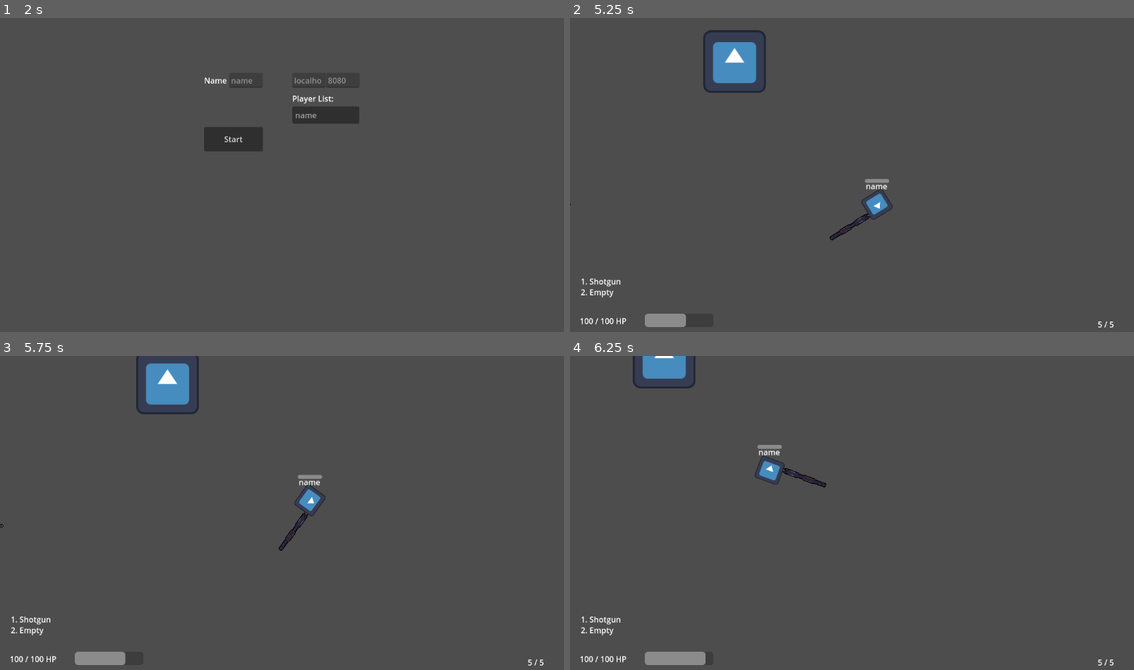
Above: before the commit, frames 1-4 (two rows, left to right).
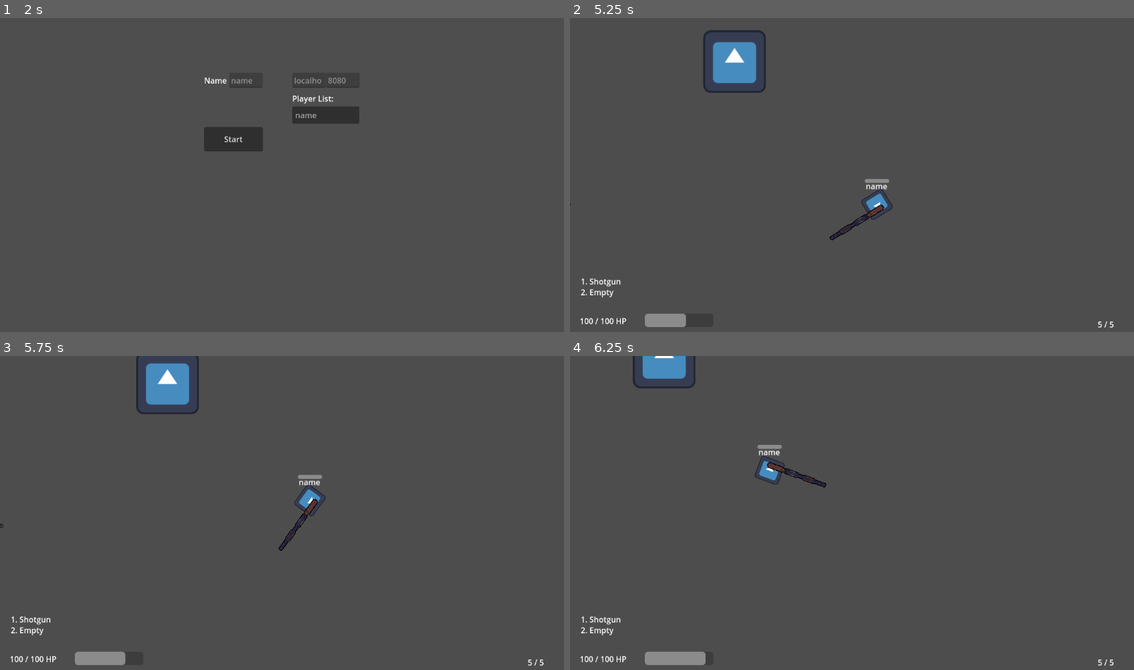
Above: after the commit, the same moments.

Repository: filipjaruska/mtds
Game: Godot game, scene res://nodes/menu/main.tscn
Same seed, same stepped clock (60 frames per second), same inputs: the game is played once before the commit and once after it. The engine's default icon, where the game draws it, is replaced by a stand-in: a white triangle on a blue panel in a dark square.
Inputs (mouse positions are in pixels of both pictures, inside the frame that each line leads up to):
- Up to frame 1 (2 s): click "Start" at 0.5 s; click "Host" at 1.25 s
- Up to frame 2 (5.25 s): click "Start" at 2 s; tap Enter at 2.75 s; move the mouse to (976, 159) at 2.77 s; hold Right (ui_right) 2.78-3.53 s; tap Shift (dash) at 2.85, 3.6, 4.55 s; click (976, 159) at 2.92 s; move the mouse to (739, 190) at 3.52 s; hold Down (ui_down) 3.53-4.28 s; move the mouse to (908, 105) at 4.27 s; hold Right (ui_right) 4.28-5.03 s; tap E (interact) at 4.35, 5 s; move the mouse to (823, 240) at 5.02 s; hold Up (ui_up) from 5.03 s (still down); click (823, 240) at 5.1 s
- Up to frame 3 (5.75 s): keep holding Up (ui_up); tap Shift (dash) at 5.3 s
- Up to frame 4 (6.25 s): move the mouse to (1021, 563) at 5.77 s; release Up (ui_up) at 5.78 s; hold Left (ui_left) from 5.78 s (still down); tap Q (switch_weapon) at 5.85 s; tap Shift (dash) at 6.05 s

Frame 1 is identical in both runs. In frame 2, less than 0.1% of the frame differs, in the area x 52-56%, y 59-64%; in frame 3, less than 0.1%; in frame 4, less than 0.1%.

Commit message:
fix: naming in the player scene

Diff:
--- a/scripts/ui/player_ui.gd
+++ b/scripts/ui/player_ui.gd
@@ -6,10 +6,10 @@
 
 # TODO: remove - kept for backwards compatibility
 func update_ammo(ammo: int, max_ammo: int):
-	$Ammo.text = "%d / %d" % [ammo, max_ammo]
+	$AmmoDisplay.text = "%d / %d" % [ammo, max_ammo]
 
 func update_health(hp: int, max_hp: int):
-	$Health.text = "%d / %d HP" % [hp, max_hp]
+	$HealthDisplay.text = "%d / %d HP" % [hp, max_hp]
 
 func _on_health_updated(hp: int, max_hp: int):
 	update_health(hp, max_hp)
--- a/scripts/ui/weapon_slots.gd
+++ b/scripts/ui/weapon_slots.gd
@@ -1,7 +1,7 @@
 extends Control
 
-@onready var slot_1 = $Slot1
-@onready var slot_2 = $Slot2
+@onready var slot_1 = $WeaponSlot1
+@onready var slot_2 = $WeaponSlot2
 
 func update_slot(index: int, weapon_name: String):
     var display_name = weapon_name if weapon_name != "" else "Empty"
--- a/scripts/weapons/weapon_manager.gd
+++ b/scripts/weapons/weapon_manager.gd
@@ -1,12 +1,12 @@
 extends Node2D
 
-@onready var switch_cooldown_timer: Timer = $SwitchCooldownTimer
+@onready var switch_cooldown_timer: Timer = $WeaponSwitchTimer
 @onready var multiplayer_sync = $"../../MultiplayerSynchronizer"
-@onready var UI = $"../../CameraComponent/Camera2D/UI"
+@onready var UI = $"../../CameraComponent/PlayerCamera/PlayerUI"
 @onready var player = $"../.."
 @onready var player_controller = $".."
-@onready var slow_timer = $SlowTimer
-@onready var weapon_slots_ui = $"../../CameraComponent/Camera2D/UI/WeaponSlots"
+@onready var slow_timer = $MovementSlowTimer
+@onready var weapon_slots_ui = $"../../CameraComponent/PlayerCamera/PlayerUI/WeaponSlots"
 
 const MAX_WEAPONS: int = 2
 
--- a/src/player/camera_component.gd
+++ b/src/player/components/camera_component.gd
@@ -1,8 +1,8 @@
 extends Node2D
 class_name CameraComponent
 
-@onready var camera2d: Camera2D = $Camera2D
-@onready var ui_canvas: CanvasLayer = $Camera2D/UI
+@onready var camera2d: Camera2D = $PlayerCamera
+@onready var ui_canvas: CanvasLayer = $PlayerCamera/PlayerUI
 
 # default camera settings
 var lookahead_distance: float = 175.0
--- a/src/player/components/health_component.gd
+++ b/src/player/components/health_component.gd
@@ -1,9 +1,9 @@
 extends Node2D
 class_name HealthComponent
 
-@onready var UI = $"../CameraComponent/Camera2D/UI"
-@onready var heal_timer = $HealTimer
-@onready var health_bar = $"../HealthBar"
+@onready var UI = $"../CameraComponent/PlayerCamera/PlayerUI"
+@onready var heal_timer = $HealthRegenTimer
+@onready var health_bar = $"../PlayerHealthBar"
 
 @export var MAX_HEALTH: float = 100.0
 var current_health: float
--- a/src/player/player_controller.gd
+++ b/src/player/components/player_controller.gd
@@ -2,10 +2,10 @@
 class_name PlayerController
 
 @onready var weapon_manager = $WeaponManager
-@onready var sprite = $Sprite2D
+@onready var sprite = get_parent().get_node("PlayerSprite")
 @onready var player_root: CharacterBody2D = get_parent()
 @onready var camera_component: Node2D = get_parent().get_node("CameraComponent")
-@onready var dash_cooldown_indicator = get_parent().get_node("CameraComponent/Camera2D/UI/DashCooldownIndicator")
+@onready var dash_cooldown_indicator = get_parent().get_node("CameraComponent/PlayerCamera/PlayerUI/DashCooldownBar")
 
 # default settings
 var normal_speed: float = 200.0
@@ -51,6 +51,7 @@
 	if player_root.get_node("MultiplayerSynchronizer").get_multiplayer_authority() == multiplayer.get_unique_id():
 		var direction: Vector2 = InputManager.get_aim_direction(player_root.global_position)
 		rotation = direction.angle()
+		sprite.rotation = rotation
 
 func _check_state_transitions():
 	if player_root.get_node("MultiplayerSynchronizer").get_multiplayer_authority() != multiplayer.get_unique_id():
--- a/src/player/player.tscn
+++ b/src/player/player.tscn
@@ -1,8 +1,8 @@
 [gd_scene load_steps=11 format=3 uid="uid://qgub06sgnvml"]
 
 [ext_resource type="Script" uid="uid://drtw2we68sgym" path="res://src/player/player_tool.gd" id="1_new"]
-[ext_resource type="Script" uid="uid://d3ln8ymurgub" path="res://src/player/player_controller.gd" id="2_new"]
-[ext_resource type="Script" uid="uid://d3d5g7q27qywk" path="res://src/player/camera_component.gd" id="3_new"]
+[ext_resource type="Script" uid="uid://d3ln8ymurgub" path="res://src/player/components/player_controller.gd" id="2_new"]
+[ext_resource type="Script" uid="uid://d3d5g7q27qywk" path="res://src/player/components/camera_component.gd" id="3_new"]
 [ext_resource type="Texture2D" uid="uid://drgp18whtsyeg" path="res://icon.svg" id="4_krkth"]
 [ext_resource type="Script" uid="uid://fegglyhn80nu" path="res://scripts/weapons/weapon_manager.gd" id="5_8meis"]
 [ext_resource type="Script" uid="uid://cyraqsogm3i4s" path="res://scripts/ui/player_ui.gd" id="6_vdean"]
@@ -19,7 +19,7 @@
 properties/1/path = NodePath("PlayerController:rotation")
 properties/1/spawn = true
 properties/1/replication_mode = 1
-properties/2/path = NodePath("HealthBar:value")
+properties/2/path = NodePath("PlayerHealthBar:value")
 properties/2/spawn = true
 properties/2/replication_mode = 1
 
@@ -44,6 +44,10 @@
 enable_health_customization = true
 show_debug_info = false
 
+[node name="PlayerSprite" type="Sprite2D" parent="."]
+scale = Vector2(0.40176, 0.374369)
+texture = ExtResource("4_krkth")
+
 [node name="PlayerController" type="Node2D" parent="."]
 script = ExtResource("2_new")
 
@@ -52,20 +56,18 @@
 position = Vector2(38, 0)
 script = ExtResource("5_8meis")
 
-[node name="SwitchCooldownTimer" type="Timer" parent="PlayerController/WeaponManager"]
+[node name="WeaponSwitchTimer" type="Timer" parent="PlayerController/WeaponManager"]
 wait_time = 0.3
 
-[node name="SlowTimer" type="Timer" parent="PlayerController/WeaponManager"]
+[node name="MovementSlowTimer" type="Timer" parent="PlayerController/WeaponManager"]
 
-[node name="Sprite2D" type="Sprite2D" parent="PlayerController"]
-position = Vector2(3.09944e-06, 3.58711e-06)
-scale = Vector2(0.40176, 0.374369)
-texture = ExtResource("4_krkth")
+[node name="PlayerCollision" type="CollisionShape2D" parent="."]
+shape = SubResource("CircleShape2D_b7jsc")
 
 [node name="CameraComponent" type="Node2D" parent="."]
 script = ExtResource("3_new")
 
-[node name="Camera2D" type="Camera2D" parent="CameraComponent"]
+[node name="PlayerCamera" type="Camera2D" parent="CameraComponent"]
 drag_horizontal_enabled = true
 drag_vertical_enabled = true
 drag_left_margin = 0.1
@@ -73,24 +75,24 @@
 drag_right_margin = 0.1
 drag_bottom_margin = 0.1
 
-[node name="UI" type="CanvasLayer" parent="CameraComponent/Camera2D"]
+[node name="PlayerUI" type="CanvasLayer" parent="CameraComponent/PlayerCamera"]
 script = ExtResource("6_vdean")
 
-[node name="Ammo" type="Label" parent="CameraComponent/Camera2D/UI"]
+[node name="AmmoDisplay" type="Label" parent="CameraComponent/PlayerCamera/PlayerUI"]
 offset_left = 1078.0
 offset_top = 615.0
 offset_right = 1131.0
 offset_bottom = 638.0
 text = "AMMO"
 
-[node name="Health" type="Label" parent="CameraComponent/Camera2D/UI"]
+[node name="HealthDisplay" type="Label" parent="CameraComponent/PlayerCamera/PlayerUI"]
 offset_left = 20.0
 offset_top = 608.0
 offset_right = 82.0
 offset_bottom = 631.0
 text = "HEALTH"
 
-[node name="DashCooldownIndicator" type="ProgressBar" parent="CameraComponent/Camera2D/UI"]
+[node name="DashCooldownBar" type="ProgressBar" parent="CameraComponent/PlayerCamera/PlayerUI"]
 offset_left = 153.0
 offset_top = 605.0
 offset_right = 293.0
@@ -98,22 +100,22 @@
 max_value = 1.0
 show_percentage = false
 
-[node name="WeaponSlots" type="Control" parent="CameraComponent/Camera2D/UI"]
+[node name="WeaponSlots" type="Control" parent="CameraComponent/PlayerCamera/PlayerUI"]
 layout_mode = 3
 anchors_preset = 0
 offset_right = 40.0
 offset_bottom = 40.0
 script = ExtResource("8_xljkp")
 
-[node name="Slot1" type="Label" parent="CameraComponent/Camera2D/UI/WeaponSlots"]
+[node name="WeaponSlot1" type="Label" parent="CameraComponent/PlayerCamera/PlayerUI/WeaponSlots"]
 layout_mode = 0
 offset_left = 22.0
 offset_top = 527.0
 offset_right = 62.0
 offset_bottom = 550.0
-text = "1. Epmty"
+text = "1. Empty"
 
-[node name="Slot2" type="Label" parent="CameraComponent/Camera2D/UI/WeaponSlots"]
+[node name="WeaponSlot2" type="Label" parent="CameraComponent/PlayerCamera/PlayerUI/WeaponSlots"]
 layout_mode = 0
 offset_left = 22.0
 offset_top = 549.0
@@ -121,7 +123,7 @@
 offset_bottom = 572.0
 text = "2. Empty"
 
-[node name="NameLabel" type="Label" parent="."]
+[node name="PlayerNameLabel" type="Label" parent="."]
 z_index = 10
 offset_left = -23.0
 offset_top = -49.0
@@ -129,15 +131,12 @@
 offset_bottom = -26.0
 text = "Name"
 
-[node name="HealthBar" type="ProgressBar" parent="."]
+[node name="PlayerHealthBar" type="ProgressBar" parent="."]
 offset_left = -25.0
 offset_top = -52.0
 offset_right = 25.0
 offset_bottom = -44.0
 show_percentage = false
-
-[node name="CollisionShape2D" type="CollisionShape2D" parent="."]
-shape = SubResource("CircleShape2D_b7jsc")
 
 [node name="MultiplayerSynchronizer" type="MultiplayerSynchronizer" parent="."]
 replication_config = SubResource("SceneReplicationConfig_i0rdp")
@@ -145,17 +144,17 @@
 [node name="HealthComponent" parent="." instance=ExtResource("7_uqubr")]
 visible = false
 
-[node name="Hitbox" type="Area2D" parent="HealthComponent" groups=["hitbox"]]
+[node name="PlayerHitbox" type="Area2D" parent="HealthComponent" groups=["hitbox"]]
 collision_layer = 2
 collision_mask = 0
 
-[node name="CollisionShape2D" type="CollisionShape2D" parent="HealthComponent/Hitbox"]
+[node name="HitboxCollision" type="CollisionShape2D" parent="HealthComponent/PlayerHitbox"]
 shape = SubResource("CircleShape2D_b7jsc")
 
-[node name="HealTimer" type="Timer" parent="HealthComponent"]
+[node name="HealthRegenTimer" type="Timer" parent="HealthComponent"]
 wait_time = 5.0
 one_shot = true
 
-[connection signal="timeout" from="PlayerController/WeaponManager/SwitchCooldownTimer" to="PlayerController/WeaponManager" method="_on_switch_cooldown_timer_timeout"]
-[connection signal="timeout" from="PlayerController/WeaponManager/SlowTimer" to="PlayerController/WeaponManager" method="_on_slow_timer_timeout"]
-[connection signal="timeout" from="HealthComponent/HealTimer" to="HealthComponent" method="_on_heal_timer_timeout"]
+[connection signal="timeout" from="PlayerController/WeaponManager/WeaponSwitchTimer" to="PlayerController/WeaponManager" method="_on_switch_cooldown_timer_timeout"]
+[connection signal="timeout" from="PlayerController/WeaponManager/MovementSlowTimer" to="PlayerController/WeaponManager" method="_on_slow_timer_timeout"]
+[connection signal="timeout" from="HealthComponent/HealthRegenTimer" to="HealthComponent" method="_on_heal_timer_timeout"]
--- a/src/player/player_tool.gd
+++ b/src/player/player_tool.gd
@@ -4,7 +4,7 @@
 
 @onready var player_controller: Node2D = $PlayerController
 @onready var camera_component: Node2D = $CameraComponent
-@onready var name_label: Label = $NameLabel
+@onready var name_label: Label = $PlayerNameLabel
 
 var player_name: String = "Player":
 	set(value):
Not shown, removed: scripts/components/health_component.gd.uid
Renamed: src/player/camera_component.gd.uid -> src/player/components/camera_component.gd.uid
Renamed: src/player/player_controller.gd.uid -> src/player/components/player_controller.gd.uid
